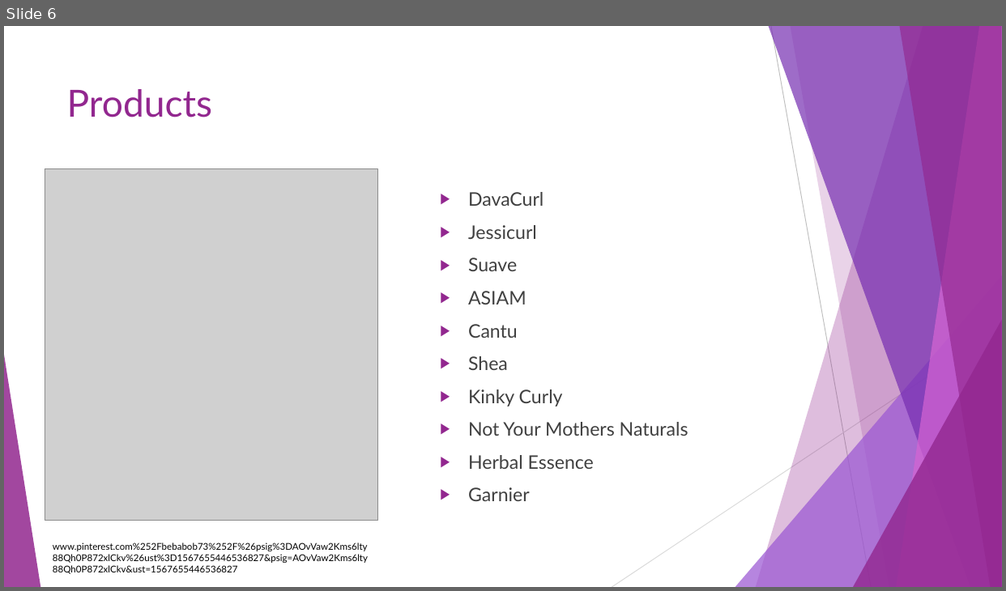
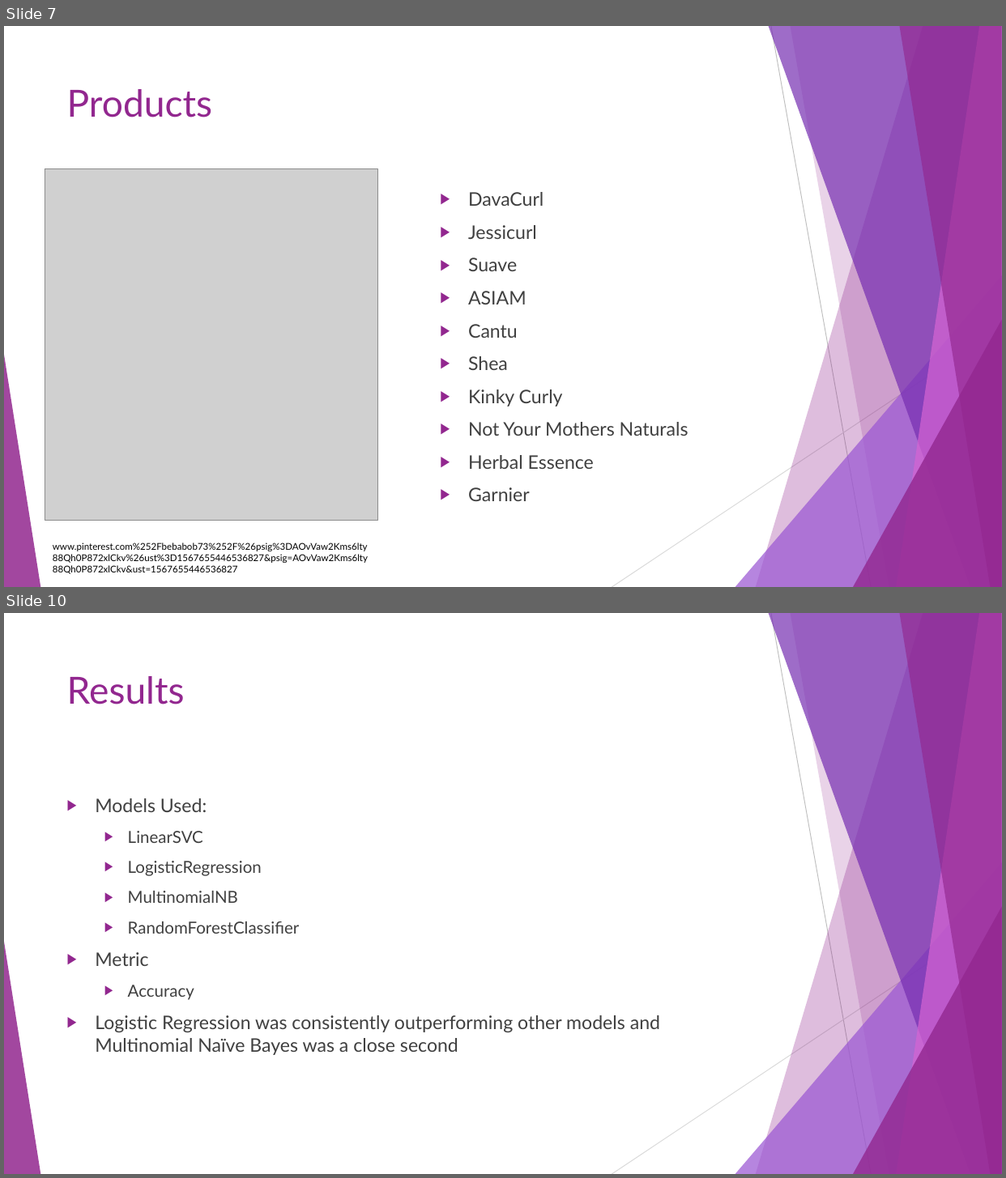
Before and after one commit to 99KHayes/products-for-curlies, a slide deck: results/Naturally_Curly.pptx. Shown one above the other, each under a label of ours: slide 6 before the commit, slides 7 and 10 after it; the slides between them are not shown. The pictures are 1006x591 and 1006x1178 pixels, drawn with LibreOffice and Linux fonts; fonts in the diff are those of the drawing; grey boxes stand for pictures. Boxes give left, top, right and bottom in pixels: in the first picture for what was removed or moved away, otherwise in the second. Text is boxed around its words. In the diff, an @@ line names an element or a change of style, - is before the commit and + after.

```diff
--- a/results/Naturally_Curly.pptx
+++ b/results/Naturally_Curly.pptx
@@ slide 10 added at (x1=4, y1=613, x2=1002, y2=1174), background #FFFFFF; not listed: 10 template elements that a slide beside it also shows @@
@@ title added at (x1=67, y1=676, x2=185, y2=705), 36 pt, text #92278F @@
+Results
@@ text added at (x1=95, y1=798, x2=660, y2=1055), 18 pt, text #404040 @@
+▶ Models Used:
+  ▶ LinearSVC
+  ▶ LogisticRegression
+  ▶ MultinomialNB
+  ▶ RandomForestClassifier
+▶ Metric
+  ▶ Accuracy
+▶ Logistic Regression was consistently outperforming other models and Multinomial Naïve Bayes was a close second
@@ what was slide 6 is now slide 7 @@
```
Also in this commit, not shown: 2 slides changed, 1 other slide added, 1 slide removed, 1 other file.
